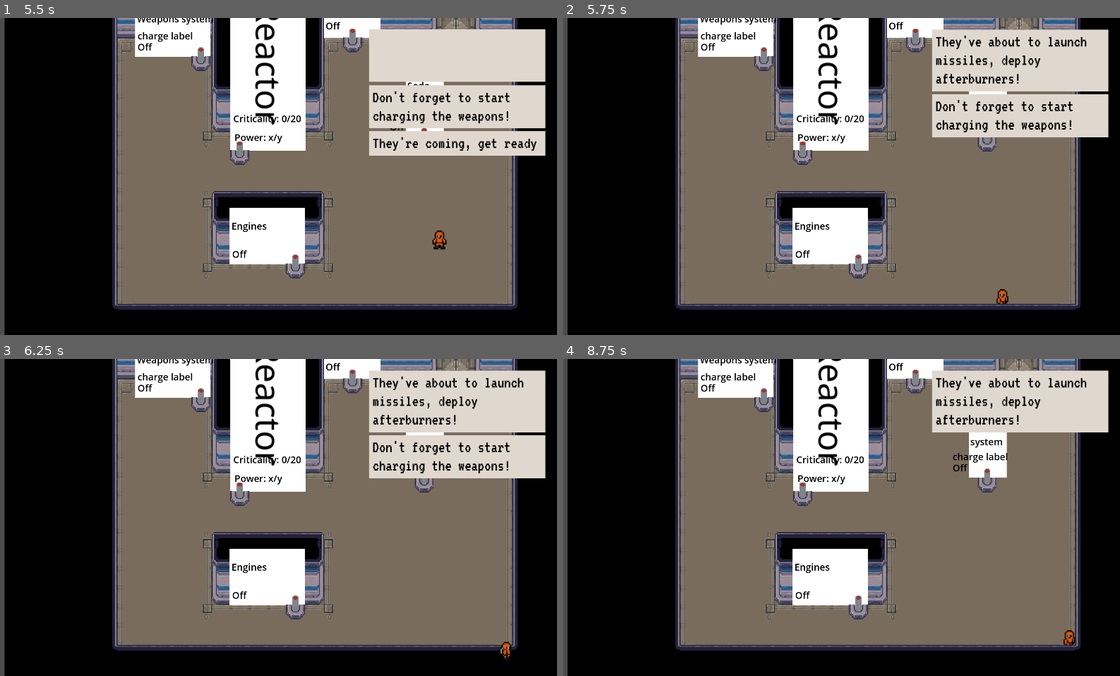
Above: before the commit, frames 1-4 (two rows, left to right).
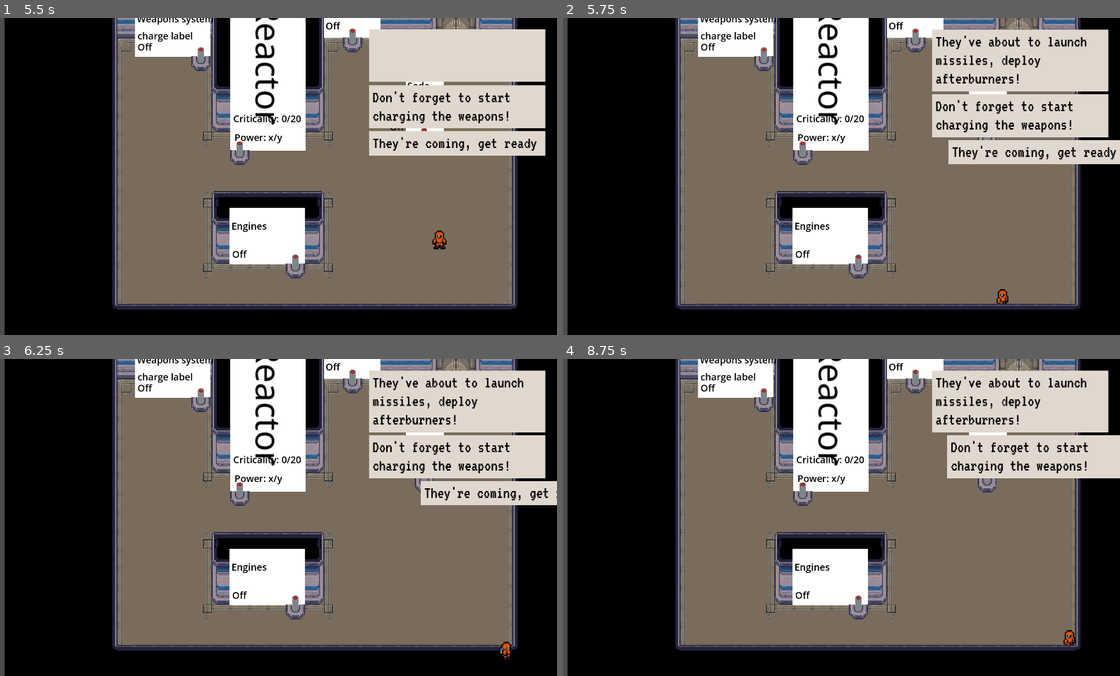
Above: after the commit, the same moments.

Repository: RichTeaMan/not-on-my-watch
Game: Godot game, scene res://scenes/engineering-room.tscn
Same seed, same stepped clock (60 frames per second), same inputs: the game is played once before the commit and once after it.
Inputs:
- Up to frame 1 (5.5 s): hold D (right) 0.53-1.28 s; tap E (action) every 0.75 s from 0.6 to 5.1 s; hold S (down) 1.28-2.03 s; hold D (right) 2.03-2.78 s; tap Enter at 2.75 s; hold W (up) 2.78-3.53 s; hold A (left) 3.53-5.03 s; tap Space at 5 s; hold S (down) from 5.03 s (still down)
- Up to frame 2 (5.75 s): keep holding S (down)
- Up to frame 3 (6.25 s): release S (down) at 5.78 s; hold D (right) from 5.78 s (still down); tap E (action) at 5.85 s
- Up to frame 4 (8.75 s): release D (right) at 6.53 s; hold W (up) 6.53-7.28 s; tap E (action) at 6.6, 7.35, 8.1 s; hold D (right) 7.28-8.03 s; hold S (down) from 8.03 s (still down)

Frame 1 is identical in both runs. In frame 2, 2.3% of the frame differs, in the area x 69-100%, y 38-47%; in frame 3, 1.8%; in frame 4, 4.1%, in the area x 68-100%, y 24-38%.

Commit message:
Comm messages expire slowly offscreen.

Diff:
--- a/ui/comms-message/comms_message.gd
+++ b/ui/comms-message/comms_message.gd
@@ -12,11 +12,15 @@
 var padding = 6
 var expiry_time = 100_000_000 # a very large number
 
+var moving_off_screen = false
+
 func _process(delta: float):
+    if moving_off_screen:
+        return
     if remaining_grow_time == 0.0:
         expiry_time -= delta
-        if expiry_time < 0:
-            queue_free()
+        if expiry_time <= 0.0:
+            move_off_screen()
         return
     remaining_grow_time -= delta
     if label["theme_override_constants/margin_bottom"] < padding:
@@ -37,6 +41,12 @@
 func _get_message() -> String:
     return label.text
 
+func move_off_screen():
+    moving_off_screen = true
+    var tween = get_tree().create_tween()
+    tween.tween_property(self, "position:x", size.x * 2, 5.0).set_trans(Tween.TRANS_LINEAR)
+    tween.tween_callback(queue_free)
+
 func grow():
     var font: Font = label["theme_override_fonts/font"]
     var font_size: int = label["theme_override_font_sizes/font_size"]
